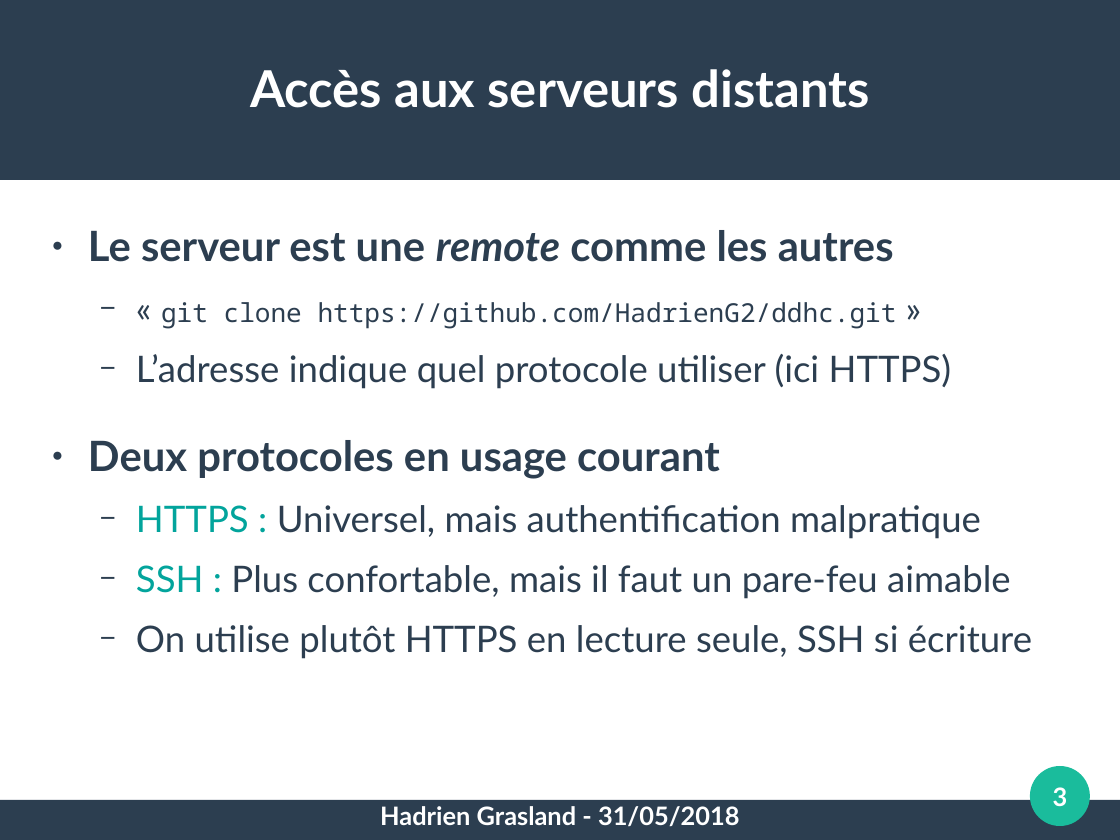
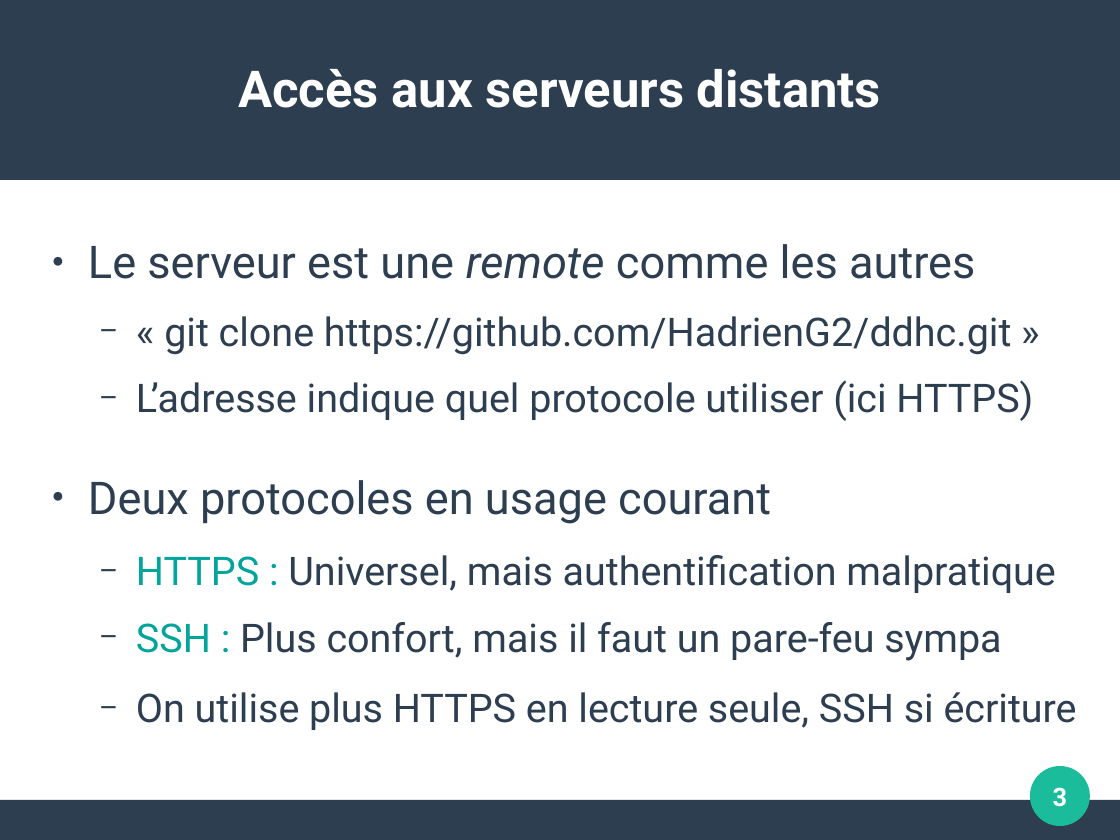
Before and after one commit to pushou/formation-git, a slide deck: slide 3 of Pres5-Reseau.odp. Drawn at 1120x840 pixels with LibreOffice and Linux fonts; fonts in the diff are those of the drawing. Boxes give left, top, right and bottom in pixels: in the first picture for what was removed or moved away, otherwise in the second. Text is boxed around its words. In the diff, an @@ line names an element or a change of style, - is before the commit and + after.

```diff
--- a/Pres5-Reseau.odp
+++ b/Pres5-Reseau.odp
@@ title "Accès aux serveurs distants" at box(238, 69, 881, 108): font Lato to Roboto @@
@@ text "Le serveur est une remote ...": place and size @@
-text "Le serveur est une remote ..." at box(88, 230, 1032, 659)
+text "Le serveur est une remote ..." at box(88, 244, 1077, 730)
@@ text "Le serveur est une remote ..." at box(88, 244, 1077, 730): vertical alignment top to middle @@
@@ text at box(88, 244, 1056, 593): size 29.6 to 32 pt, bold off in "Le serveur est une remote comme les ...", "Deux protocoles en usage courant"; font Lato to Roboto in "Le serveur est une remote comme les ...", "« »", "L’adresse indique quel protocole utiliser (ici HTTPS)", "Deux protocoles en usage courant" and 1 more places; size 25.9 to 28 pt in "« »", "L’adresse indique quel protocole utiliser (ici HTTPS)", "HTTPS : Universel, mais authentification malpratique"; size 18.5 to 28 pt, font Noto Sans Mono to Roboto in "git clone https://github.com/HadrienG2/ddhc.git"; line spacing 1 to 1.15; less space between paragraphs @@
@@ text at box(136, 622, 1077, 730): text changed; size 25.9 to 28 pt; font Lato to Roboto @@
-  − SSH : Plus confortable, mais il faut un pare-feu aimable
-  − On utilise plutôt HTTPS en lecture seule, SSH si écriture
+  − SSH : Plus confort, mais il faut un pare-feu sympa
+  − On utilise plus HTTPS en lecture seule, SSH si écriture
@@ text removed at box(380, 806, 740, 827) @@
-Hadrien Grasland - 31/05/2018
```
Also in this commit, not shown: 11 other slides changed, 16 other files.
